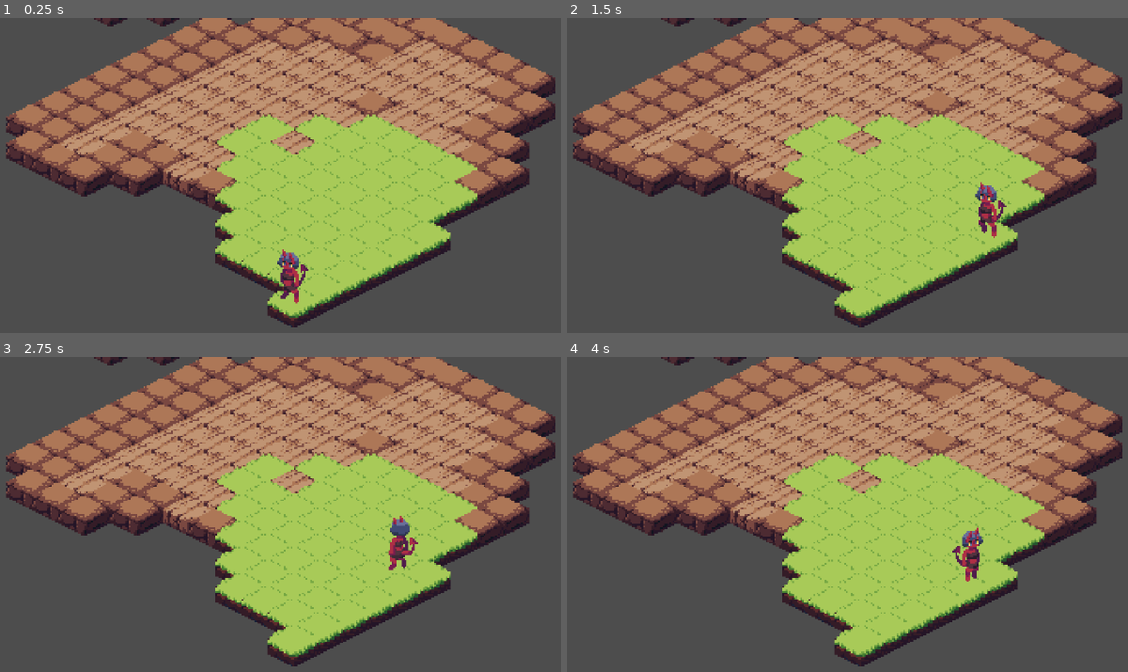
Above: before the commit, frames 1-4 (two rows, left to right).
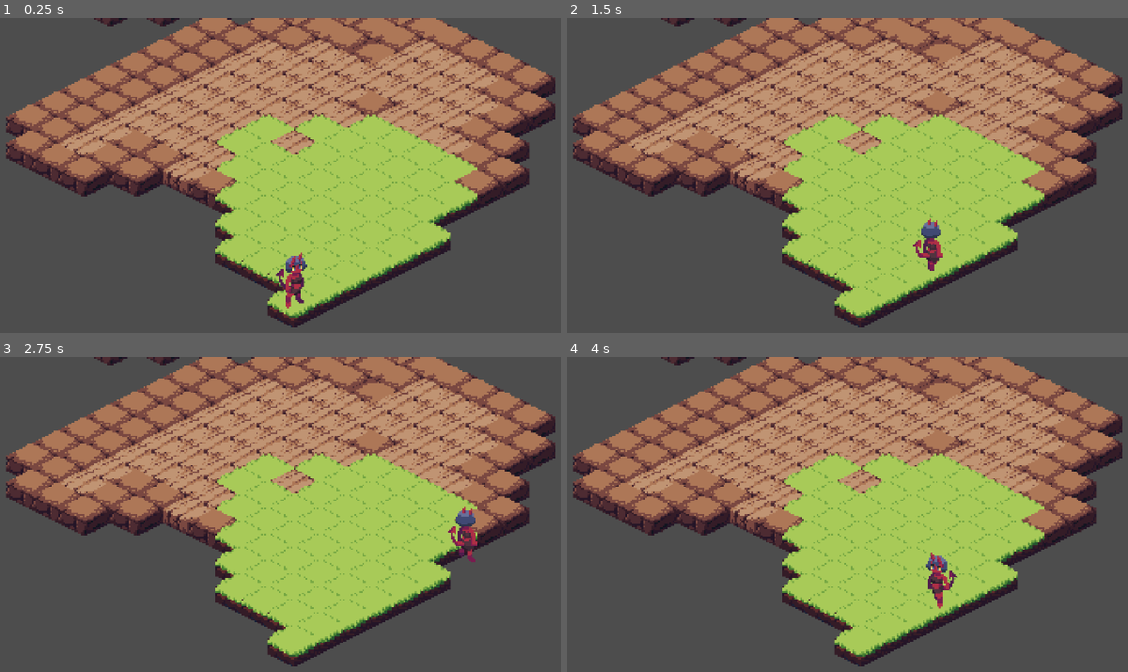
Above: after the commit, the same moments.

Repository: amdevcic/mashup-jam
Game: Godot game, scene res://Scenes/level.tscn
The game is run twice, just before and just after one commit, with the same random seed, the same clock (stepped at 60 frames per second) and the same inputs.
Inputs (mouse positions are in pixels of both pictures, inside the frame that each line leads up to):
- Up to frame 1 (0.25 s): no input
- Up to frame 2 (1.5 s): move the mouse to (1021, 207) at 0.52 s; click (1021, 207) at 0.67 s; move the mouse to (707, 251) at 1.27 s; click (707, 251) at 1.42 s
- Up to frame 3 (2.75 s): move the mouse to (364, 476) at 2.02 s; click (364, 476) at 2.17 s
- Up to frame 4 (4 s): move the mouse to (819, 653) at 2.77 s; click (819, 653) at 2.92 s; move the mouse to (1083, 631) at 3.52 s; click (1083, 631) at 3.67 s

The runs differ from the first frame. In frame 1, 0.6% of the frame differs, in the area x 49-56%, y 73-93%; in frame 2, 1.0%; in frame 3, 1.0%, in the area x 69-86%, y 47-68%; in frame 4, 1.0%.

Commit message:
relocate movement to _physics_process

Diff:
--- a/Scenes/demon.gd
+++ /dev/null
@@ -1,75 +0,0 @@
-extends Node2D
-
-@onready var ground: Ground = $"../Ground"
-@onready var sprite: AnimatedSprite2D = $AnimatedSprite2D
-
-var directions: Dictionary = { #distance of each movement
-	"UL": Vector2i(-16, -8),
-	"UR": Vector2i(16, -8),
-	"DL": Vector2i(-16, 8),
-	"DR": Vector2i(16, 8),
-	}
-
-
-# Called when the node enters the scene tree for the first time.
-func _ready() -> void:
-	sprite.play("idle_DL")
-	pass # Replace with function body.
-
-
-# Called every frame. 'delta' is the elapsed time since the previous frame.
-func _process(delta: float) -> void:
-	pass
-
-func getPos():
-	var position: Vector2i = ground.local_to_map(global_position)
-	return position
-
-func move(path: Array):
-	var newPos
-	for i in range (path.size() - 1):
-		newPos = position + Vector2(directions[
-									(moveDir(path[i], path[i+1]))
-									])
-
-		match moveDir(path[i], path[i+1]): #play anim
-			"UL":
-				sprite.play("walk_UL")
-			"UR":
-				sprite.play("walk_UR")
-			"DL":
-				sprite.play("walk_DL")
-			"DR":
-				sprite.play("walk_DR")
-
-		while position != newPos:
-			global_position = global_position.move_toward(newPos, 2)
-			await get_tree().create_timer(0.01).timeout #vjerojatno uzasan nacin za radit ovo al xd
-
-	match sprite.get_animation(): #return to idle
-		"walk_UL":
-			sprite.play("idle_UL")
-		"walk_UR":
-			sprite.play("idle_UR")
-		"walk_DL":
-			sprite.play("idle_DL")
-		"walk_DR":
-			sprite.play("idle_DR")
-
-func moveDir(point1: Vector2i, point2: Vector2i) -> String: #return which direction the next movement is
-	var diffX = point2.x - point1.x
-	var diffY = point2.y - point1.y
-
-	var movementDir: Vector2i
-	var dir: String
-
-	if diffX > 0 and diffY == 0:
-		dir = "UR"
-	if diffX < 0 and diffY == 0:
-		dir = "DL"
-	if diffX == 0 and diffY > 0:
-		dir = "DR"
-	if diffX == 0 and diffY < 0:
-		dir = "UL"
-
-	return dir
--- a/Scenes/level.tscn
+++ b/Scenes/level.tscn
@@ -1,9 +1,8 @@
-[gd_scene load_steps=49 format=4 uid="uid://gfnfsa1h6dja"]
+[gd_scene load_steps=28 format=4 uid="uid://gfnfsa1h6dja"]
 
 [ext_resource type="Texture2D" uid="uid://4gxdewt0me87" path="res://Assets/Sprites/spritesheet.png" id="1_lo4vh"]
 [ext_resource type="Script" path="res://Scripts/ground.gd" id="2_wdjbe"]
-[ext_resource type="Script" path="res://Scenes/demon.gd" id="3_im6ka"]
-[ext_resource type="Texture2D" uid="uid://gff45o0g4r78" path="res://Assets/Sprites/demonFlipped.png" id="4_hgmm7"]
+[ext_resource type="Script" path="res://Scripts/player.gd" id="3_im6ka"]
 [ext_resource type="Texture2D" uid="uid://dd4bm1hnly0fg" path="res://Assets/Sprites/demon.png" id="5_gtoc1"]
 
 [sub_resource type="TileSetAtlasSource" id="TileSetAtlasSource_3y864"]
@@ -131,141 +130,61 @@
 tile_size = Vector2i(32, 16)
 sources/1 = SubResource("TileSetAtlasSource_3y864")
 
-[sub_resource type="AtlasTexture" id="AtlasTexture_irj8x"]
-atlas = ExtResource("4_hgmm7")
+[sub_resource type="AtlasTexture" id="AtlasTexture_hylj3"]
+atlas = ExtResource("5_gtoc1")
+region = Rect2(0, 0, 20, 35)
+
+[sub_resource type="AtlasTexture" id="AtlasTexture_k7u6w"]
+atlas = ExtResource("5_gtoc1")
+region = Rect2(20, 0, 20, 35)
+
+[sub_resource type="AtlasTexture" id="AtlasTexture_mo4og"]
+atlas = ExtResource("5_gtoc1")
 region = Rect2(40, 0, 20, 35)
 
-[sub_resource type="AtlasTexture" id="AtlasTexture_t5a5o"]
-atlas = ExtResource("4_hgmm7")
+[sub_resource type="AtlasTexture" id="AtlasTexture_7qtxf"]
+atlas = ExtResource("5_gtoc1")
 region = Rect2(60, 0, 20, 35)
 
-[sub_resource type="AtlasTexture" id="AtlasTexture_kuupi"]
-atlas = ExtResource("4_hgmm7")
-region = Rect2(80, 0, 20, 35)
-
-[sub_resource type="AtlasTexture" id="AtlasTexture_g54jp"]
-atlas = ExtResource("4_hgmm7")
-region = Rect2(100, 0, 20, 35)
-
-[sub_resource type="AtlasTexture" id="AtlasTexture_hylj3"]
-atlas = ExtResource("5_gtoc1")
-region = Rect2(0, 0, 20, 35)
-
-[sub_resource type="AtlasTexture" id="AtlasTexture_k7u6w"]
-atlas = ExtResource("5_gtoc1")
-region = Rect2(20, 0, 20, 35)
-
-[sub_resource type="AtlasTexture" id="AtlasTexture_mo4og"]
-atlas = ExtResource("5_gtoc1")
-region = Rect2(40, 0, 20, 35)
-
-[sub_resource type="AtlasTexture" id="AtlasTexture_7qtxf"]
-atlas = ExtResource("5_gtoc1")
-region = Rect2(60, 0, 20, 35)
-
-[sub_resource type="AtlasTexture" id="AtlasTexture_pseav"]
-atlas = ExtResource("4_hgmm7")
+[sub_resource type="AtlasTexture" id="AtlasTexture_ie5y4"]
+atlas = ExtResource("5_gtoc1")
+region = Rect2(0, 35, 20, 35)
+
+[sub_resource type="AtlasTexture" id="AtlasTexture_mg782"]
+atlas = ExtResource("5_gtoc1")
+region = Rect2(20, 35, 20, 35)
+
+[sub_resource type="AtlasTexture" id="AtlasTexture_yk6jk"]
+atlas = ExtResource("5_gtoc1")
 region = Rect2(40, 35, 20, 35)
 
-[sub_resource type="AtlasTexture" id="AtlasTexture_7wf11"]
-atlas = ExtResource("4_hgmm7")
+[sub_resource type="AtlasTexture" id="AtlasTexture_ayvxh"]
+atlas = ExtResource("5_gtoc1")
 region = Rect2(60, 35, 20, 35)
 
-[sub_resource type="AtlasTexture" id="AtlasTexture_qsxi7"]
-atlas = ExtResource("4_hgmm7")
-region = Rect2(80, 35, 20, 35)
-
-[sub_resource type="AtlasTexture" id="AtlasTexture_faoe8"]
-atlas = ExtResource("4_hgmm7")
-region = Rect2(100, 35, 20, 35)
-
-[sub_resource type="AtlasTexture" id="AtlasTexture_ie5y4"]
-atlas = ExtResource("5_gtoc1")
-region = Rect2(0, 35, 20, 35)
-
-[sub_resource type="AtlasTexture" id="AtlasTexture_mg782"]
-atlas = ExtResource("5_gtoc1")
-region = Rect2(20, 35, 20, 35)
-
-[sub_resource type="AtlasTexture" id="AtlasTexture_yk6jk"]
-atlas = ExtResource("5_gtoc1")
-region = Rect2(40, 35, 20, 35)
-
-[sub_resource type="AtlasTexture" id="AtlasTexture_ayvxh"]
-atlas = ExtResource("5_gtoc1")
-region = Rect2(60, 35, 20, 35)
-
-[sub_resource type="AtlasTexture" id="AtlasTexture_1vnhk"]
-atlas = ExtResource("4_hgmm7")
+[sub_resource type="AtlasTexture" id="AtlasTexture_gri4v"]
+atlas = ExtResource("5_gtoc1")
+region = Rect2(0, 70, 20, 35)
+
+[sub_resource type="AtlasTexture" id="AtlasTexture_gdgwk"]
+atlas = ExtResource("5_gtoc1")
+region = Rect2(20, 70, 20, 35)
+
+[sub_resource type="AtlasTexture" id="AtlasTexture_eanqi"]
+atlas = ExtResource("5_gtoc1")
+region = Rect2(40, 70, 20, 35)
+
+[sub_resource type="AtlasTexture" id="AtlasTexture_avvov"]
+atlas = ExtResource("5_gtoc1")
+region = Rect2(60, 70, 20, 35)
+
+[sub_resource type="AtlasTexture" id="AtlasTexture_mlvl4"]
+atlas = ExtResource("5_gtoc1")
+region = Rect2(80, 70, 20, 35)
+
+[sub_resource type="AtlasTexture" id="AtlasTexture_esryk"]
+atlas = ExtResource("5_gtoc1")
 region = Rect2(100, 70, 20, 35)
-
-[sub_resource type="AtlasTexture" id="AtlasTexture_i4mof"]
-atlas = ExtResource("4_hgmm7")
-region = Rect2(80, 70, 20, 35)
-
-[sub_resource type="AtlasTexture" id="AtlasTexture_hjsgp"]
-atlas = ExtResource("4_hgmm7")
-region = Rect2(60, 70, 20, 35)
-
-[sub_resource type="AtlasTexture" id="AtlasTexture_12rmv"]
-atlas = ExtResource("4_hgmm7")
-region = Rect2(40, 70, 20, 35)
-
-[sub_resource type="AtlasTexture" id="AtlasTexture_i0dw1"]
-atlas = ExtResource("4_hgmm7")
-region = Rect2(20, 70, 20, 35)
-
-[sub_resource type="AtlasTexture" id="AtlasTexture_v88fl"]
-atlas = ExtResource("4_hgmm7")
-region = Rect2(0, 70, 20, 35)
-
-[sub_resource type="AtlasTexture" id="AtlasTexture_gri4v"]
-atlas = ExtResource("5_gtoc1")
-region = Rect2(0, 70, 20, 35)
-
-[sub_resource type="AtlasTexture" id="AtlasTexture_gdgwk"]
-atlas = ExtResource("5_gtoc1")
-region = Rect2(20, 70, 20, 35)
-
-[sub_resource type="AtlasTexture" id="AtlasTexture_eanqi"]
-atlas = ExtResource("5_gtoc1")
-region = Rect2(40, 70, 20, 35)
-
-[sub_resource type="AtlasTexture" id="AtlasTexture_avvov"]
-atlas = ExtResource("5_gtoc1")
-region = Rect2(60, 70, 20, 35)
-
-[sub_resource type="AtlasTexture" id="AtlasTexture_mlvl4"]
-atlas = ExtResource("5_gtoc1")
-region = Rect2(80, 70, 20, 35)
-
-[sub_resource type="AtlasTexture" id="AtlasTexture_esryk"]
-atlas = ExtResource("5_gtoc1")
-region = Rect2(100, 70, 20, 35)
-
-[sub_resource type="AtlasTexture" id="AtlasTexture_x1im8"]
-atlas = ExtResource("4_hgmm7")
-region = Rect2(100, 105, 20, 35)
-
-[sub_resource type="AtlasTexture" id="AtlasTexture_3es2k"]
-atlas = ExtResource("4_hgmm7")
-region = Rect2(80, 105, 20, 35)
-
-[sub_resource type="AtlasTexture" id="AtlasTexture_qsuwi"]
-atlas = ExtResource("4_hgmm7")
-region = Rect2(60, 105, 20, 35)
-
-[sub_resource type="AtlasTexture" id="AtlasTexture_6c2qk"]
-atlas = ExtResource("4_hgmm7")
-region = Rect2(40, 105, 20, 35)
-
-[sub_resource type="AtlasTexture" id="AtlasTexture_krni5"]
-atlas = ExtResource("4_hgmm7")
-region = Rect2(20, 105, 20, 35)
-
-[sub_resource type="AtlasTexture" id="AtlasTexture_ytkyg"]
-atlas = ExtResource("4_hgmm7")
-region = Rect2(0, 105, 20, 35)
 
 [sub_resource type="AtlasTexture" id="AtlasTexture_2hcw1"]
 atlas = ExtResource("5_gtoc1")
@@ -295,23 +214,6 @@
 animations = [{
 "frames": [{
 "duration": 1.0,
-"texture": SubResource("AtlasTexture_irj8x")
-}, {
-"duration": 1.0,
-"texture": SubResource("AtlasTexture_t5a5o")
-}, {
-"duration": 1.0,
-"texture": SubResource("AtlasTexture_kuupi")
-}, {
-"duration": 1.0,
-"texture": SubResource("AtlasTexture_g54jp")
-}],
-"loop": true,
-"name": &"idle_DL",
-"speed": 5.0
-}, {
-"frames": [{
-"duration": 1.0,
 "texture": SubResource("AtlasTexture_hylj3")
 }, {
 "duration": 1.0,
@@ -324,24 +226,7 @@
 "texture": SubResource("AtlasTexture_7qtxf")
 }],
 "loop": true,
-"name": &"idle_DR",
-"speed": 5.0
-}, {
-"frames": [{
-"duration": 1.0,
-"texture": SubResource("AtlasTexture_pseav")
-}, {
-"duration": 1.0,
-"texture": SubResource("AtlasTexture_7wf11")
-}, {
-"duration": 1.0,
-"texture": SubResource("AtlasTexture_qsxi7")
-}, {
-"duration": 1.0,
-"texture": SubResource("AtlasTexture_faoe8")
-}],
-"loop": true,
-"name": &"idle_UL",
+"name": &"idle_D",
 "speed": 5.0
 }, {
 "frames": [{
@@ -358,31 +243,8 @@
 "texture": SubResource("AtlasTexture_ayvxh")
 }],
 "loop": true,
-"name": &"idle_UR",
+"name": &"idle_U",
 "speed": 5.0
-}, {
-"frames": [{
-"duration": 1.0,
-"texture": SubResource("AtlasTexture_1vnhk")
-}, {
-"duration": 1.0,
-"texture": SubResource("AtlasTexture_i4mof")
-}, {
-"duration": 1.0,
-"texture": SubResource("AtlasTexture_hjsgp")
-}, {
-"duration": 1.0,
-"texture": SubResource("AtlasTexture_12rmv")
-}, {
-"duration": 1.0,
-"texture": SubResource("AtlasTexture_i0dw1")
-}, {
-"duration": 1.0,
-"texture": SubResource("AtlasTexture_v88fl")
-}],
-"loop": true,
-"name": &"walk_DL",
-"speed": 10.0
 }, {
 "frames": [{
 "duration": 1.0,
@@ -404,30 +266,7 @@
 "texture": SubResource("AtlasTexture_esryk")
 }],
 "loop": true,
-"name": &"walk_DR",
-"speed": 10.0
-}, {
-"frames": [{
-"duration": 1.0,
-"texture": SubResource("AtlasTexture_x1im8")
-}, {
-"duration": 1.0,
-"texture": SubResource("AtlasTexture_3es2k")
-}, {
-"duration": 1.0,
-"texture": SubResource("AtlasTexture_qsuwi")
-}, {
-"duration": 1.0,
-"texture": SubResource("AtlasTexture_6c2qk")
-}, {
-"duration": 1.0,
-"texture": SubResource("AtlasTexture_krni5")
-}, {
-"duration": 1.0,
-"texture": SubResource("AtlasTexture_ytkyg")
-}],
-"loop": true,
-"name": &"walk_UL",
+"name": &"walk_D",
 "speed": 10.0
 }, {
 "frames": [{
@@ -450,7 +289,7 @@
 "texture": SubResource("AtlasTexture_5grdg")
 }],
 "loop": true,
-"name": &"walk_UR",
+"name": &"walk_U",
 "speed": 10.0
 }]
 
@@ -463,16 +302,16 @@
 script = ExtResource("2_wdjbe")
 
 [node name="Demon" type="Node2D" parent="."]
-position = Vector2(591, 267)
+position = Vector2(592, 264)
 script = ExtResource("3_im6ka")
 
 [node name="NavigationAgent2D" type="NavigationAgent2D" parent="Demon"]
 
 [node name="AnimatedSprite2D" type="AnimatedSprite2D" parent="Demon"]
-position = Vector2(0, -18)
+position = Vector2(-1, -12)
 sprite_frames = SubResource("SpriteFrames_fwqsd")
-animation = &"walk_DL"
-frame_progress = 0.620906
+animation = &"idle_D"
+frame_progress = 0.257268
 
 [node name="Camera2D" type="Camera2D" parent="."]
 position = Vector2(589, 220)
--- a/Scripts/ground.gd
+++ b/Scripts/ground.gd
@@ -2,6 +2,7 @@
 extends TileMapLayer
 
 @onready var demon: Node2D = $"../Demon"
+
 #demon init TEMP
 #@onready var demonPos = Vector2i(2, 34)
 
@@ -26,12 +27,13 @@
 	if event is InputEventMouseButton and event.pressed:
 		var local_mouse_position = to_local(get_global_mouse_position()) #get pos of mouse click
 		var clicked_coordinate = local_to_map(local_mouse_position)
-		var demon_position = demon.getPos()
+		var demon_position = local_to_map(demon.global_position)
 
 		print("Demon pos: ", demon_position, " Tile clicked: ", clicked_coordinate) #debug
 
 		var movementPath = generatePath(demon_position, clicked_coordinate)
-		demon.move(movementPath)
+		if !demon.isWalking and movementPath.size() > 1:
+			demon.move(movementPath)
 
 
 func generatePath(startPos: Vector2i, endPos: Vector2i): #generate path with astar
--- /dev/null
+++ b/Scripts/player.gd
@@ -0,0 +1,129 @@
+extends Node2D
+
+@onready var ground: Ground = $"../Ground"
+@onready var sprite: AnimatedSprite2D = $AnimatedSprite2D
+
+@onready var isWalking: bool = false
+@onready var nextMovementTile
+@onready var destinationTile
+@onready var movementPath
+@onready var moveIndex = 1
+var direction
+
+var directions: Dictionary = { #distance of each movement
+	"UL": Vector2i(-16, -8),
+	"UR": Vector2i(16, -8),
+	"DL": Vector2i(-16, 8),
+	"DR": Vector2i(16, 8),
+	}
+
+func _ready() -> void:
+	sprite.play("idle_D")
+	global_position = ground.map_to_local(ground.local_to_map(global_position)) #snap perfectly to tile
+
+func _physics_process(delta: float):
+	if isWalking:
+		if global_position != nextMovementTile:
+			global_position = global_position.move_toward(nextMovementTile, 1) #TODO: stop at center!
+
+		elif moveIndex < movementPath.size() - 1: #next tile in list
+			direction = moveDir(movementPath[moveIndex], movementPath[moveIndex+1])
+			nextMovementTile = global_position + Vector2(directions[direction])
+
+			match direction: #play anim
+				"UL":
+					changeAnim("walkUL")
+				"UR":
+					changeAnim("walkUR")
+				"DL":
+					changeAnim("walkDL")
+				"DR":
+					changeAnim("walkDR")
+
+			moveIndex += 1
+
+		if ground.local_to_map(global_position) == destinationTile:
+			isWalking = false
+			movementPath = []
+			moveIndex = 1
+
+			match direction: #return to idle
+				"UL":
+					changeAnim("idleUL")
+				"UR":
+					changeAnim("idleUR")
+				"DL":
+					changeAnim("idleDL")
+				"DR":
+					changeAnim("idleDR")
+
+
+
+
+
+func move(path: Array):
+	movementPath = path
+	destinationTile = path[-1]
+	var firstDirection = moveDir(path[0], path[1])
+	nextMovementTile = global_position + Vector2(directions[firstDirection])
+
+	match firstDirection: #play anim
+		"UL":
+			changeAnim("walkUL")
+		"UR":
+			changeAnim("walkUR")
+		"DL":
+			changeAnim("walkDL")
+		"DR":
+			changeAnim("walkDR")
+
+	isWalking = true #begin walk
+
+
+func moveDir(point1: Vector2i, point2: Vector2i) -> String: #return which direction the next movement is
+	var diffX = point2.x - point1.x
+	var diffY = point2.y - point1.y
+
+	var movementDir: Vector2i
+	var dir: String
+
+	if diffX > 0 and diffY == 0:
+		dir = "UR"
+	if diffX < 0 and diffY == 0:
+		dir = "DL"
+	if diffX == 0 and diffY > 0:
+		dir = "DR"
+	if diffX == 0 and diffY < 0:
+		dir = "UL"
+
+	return dir
+
+
+func changeAnim(animName):
+	match animName:
+		"walkUL":
+			sprite.play("walk_U")
+			sprite.flip_h = true
+		"walkUR":
+			sprite.play("walk_U")
+			sprite.flip_h = false
+		"walkDL":
+			sprite.play("walk_D")
+			sprite.flip_h = true
+		"walkDR":
+			sprite.play("walk_D")
+			sprite.flip_h = false
+		"idleDL":
+			sprite.play("idle_D")
+			sprite.flip_h = true
+		"idleDR":
+			sprite.play("idle_D")
+			sprite.flip_h = false
+		"idleUL":
+			sprite.play("idle_U")
+			sprite.flip_h = true
+		"idleUR":
+			sprite.play("idle_U")
+			sprite.flip_h = false
+
+	return
Binary file removed: Assets/Sprites/demonFlipped.png
Not shown, removed: Assets/Sprites/demonFlipped.png.import
